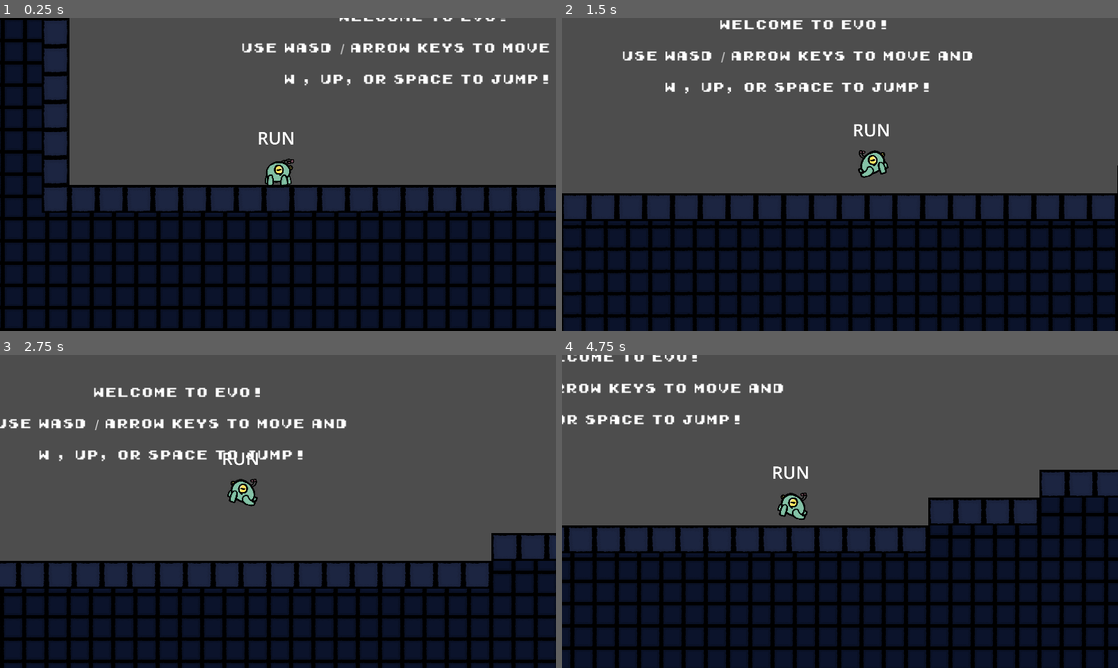
Above: before the commit, frames 1-4 (two rows, left to right).
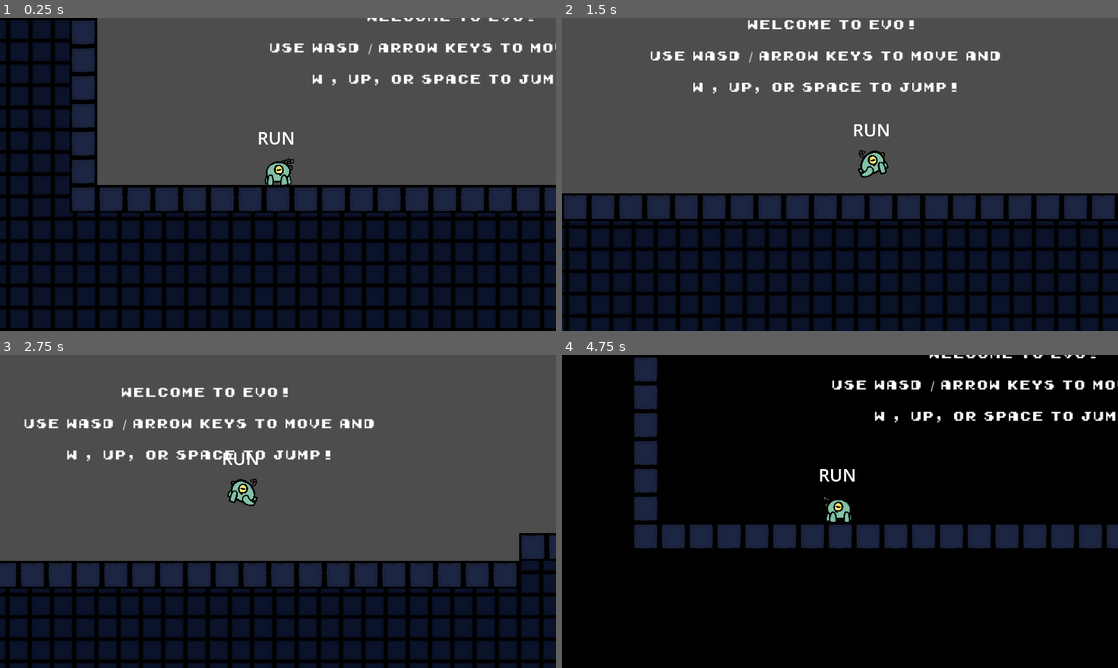
Above: after the commit, the same moments.

Repository: alexeiMikhail/evo
Game: Godot game, scene res://scene_controller.tscn
Same seed, same stepped clock (60 frames per second), same inputs: the game is played once before the commit and once after it. Before the commit the project starts from res://level_1.tscn.
Inputs:
- Up to frame 1 (0.25 s): no input
- Up to frame 2 (1.5 s): tap Space at 0.5, 1.25 s; hold Up (jump) 0.53-1.28 s; hold Right (move_right) from 0.53 s (still down); tap Shift (dash) at 0.6 s; tap Up (jump) at 1.35 s
- Up to frame 3 (2.75 s): tap Up (jump) at 1.52, 1.82 s; tap Shift (dash) at 1.55, 2.1 s; tap Space at 2 s; release Right (move_right) at 2.03 s; hold Left (move_left) from 2.03 s (still down); hold Up (jump) from 2.03 s (still down)
- Up to frame 4 (4.75 s): tap Space at 2.75, 3.5, 4.25 s; release Left (move_left) at 2.78 s; release Up (jump) at 2.78 s; hold Right (move_right) 2.78-4.28 s; tap Shift (dash) at 2.85, 4.35 s; tap Up (jump) at 3.02, 3.32, 4.52 s; hold Up (jump) 3.53-4.28 s; tap R (restart, bound only after the commit) at 4.15 s; hold Left (move_left) from 4.28 s (still down)

The runs differ from the first frame. In frame 1, 20% of the frame differs, in the area x 0-100%, y 0-100%; in frame 2, 14%; in frame 3, 11%; in frame 4, 82%.

Commit message:
SFX implemented

Diff:
--- a/alien.gd
+++ b/alien.gd
@@ -68,7 +68,8 @@
 
 
 func change_state(looping: bool = false):
-	position.y = 0
+	$AnimatedSprite2D.position.y = 0
+	$SFX/evolve.play()
 	# Resets rotation to 0 when beginning run. Avoids running rotated
 	if state == States.SWIM:
 		self.rotation = 0
@@ -181,6 +182,10 @@
 
 func jump(modifier: float = 1.0):
 	velocity.y += JUMP_VELOCITY * modifier
+	if state == States.RUN:
+		$SFX/run_jump.play()
+	if state == States.FLY:
+		$SFX/fly_jump.play()
 
 func jump_cut():
 	if velocity.y < -100:
@@ -205,6 +210,7 @@
 
 func handle_dash_input():
 	if Input.is_action_just_pressed("dash") and not is_dashing and current_dashes < DASH_COUNT_ALLOWED:
+		$SFX/dash.play()
 		initiate_dash()
 
 
@@ -253,10 +259,11 @@
 # TODO add some checkpoints to level 1
 # TODO add kill-zone scene (or maybe a detection area on the player?)
 func die():
-	print("dead")
+	#print("dead")
 	#get_tree().reload_current_scene()
-	print("Parent:", get_parent())
-	print("Grandparent:", get_parent().get_parent())
+	#print("Parent:", get_parent())
+	#print("Grandparent:", get_parent().get_parent())
+	$SFX/death.play()
 	self.get_parent().get_parent()._restart()
 
 
--- a/alien.tscn
+++ b/alien.tscn
@@ -1,9 +1,15 @@
-[gd_scene load_steps=28 format=3 uid="uid://djurd6bltqyom"]
+[gd_scene load_steps=34 format=3 uid="uid://djurd6bltqyom"]
 
 [ext_resource type="Script" path="res://alien.gd" id="1_qk2m3"]
 [ext_resource type="Texture2D" uid="uid://djsdv6jugy4ab" path="res://assets/spritesheet.png" id="2_eyvl2"]
 [ext_resource type="Texture2D" uid="uid://dens33sp3bwxl" path="res://spritesheet_flystate.png" id="2_hpkou"]
 [ext_resource type="Texture2D" uid="uid://dplpj8ap7ruj7" path="res://spritesheet land.png" id="2_wob8e"]
+[ext_resource type="AudioStream" uid="uid://cvd2sxcu13046" path="res://assets/SFX/death.ogg" id="5_byvkw"]
+[ext_resource type="AudioStream" uid="uid://dx4fddxqr8hek" path="res://assets/SFX/evopellet noise.ogg" id="6_peph3"]
+[ext_resource type="AudioStream" uid="uid://qomh4vvi7u5r" path="res://assets/SFX/fly jump.ogg" id="7_0msoe"]
+[ext_resource type="AudioStream" uid="uid://cjdmffy0nermo" path="res://assets/SFX/jump.ogg" id="8_0p77y"]
+[ext_resource type="AudioStream" uid="uid://2th4x3ng7vt7" path="res://assets/SFX/land dash.ogg" id="9_sat48"]
+[ext_resource type="AudioStream" uid="uid://b72e601b6gpxj" path="res://assets/SFX/pluck.ogg" id="10_u7o3y"]
 
 [sub_resource type="AtlasTexture" id="AtlasTexture_fxrso"]
 atlas = ExtResource("2_hpkou")
@@ -203,7 +209,7 @@
 scale = Vector2(0.75, 0.75)
 sprite_frames = SubResource("SpriteFrames_hw111")
 animation = &"run"
-frame_progress = 0.520819
+frame_progress = 0.514043
 
 [node name="CollisionShape2D" type="CollisionShape2D" parent="."]
 position = Vector2(0, 1.52588e-05)
@@ -261,6 +267,29 @@
 position = Vector2(0, 1.52588e-05)
 shape = SubResource("CircleShape2D_wy5bg")
 
+[node name="SFX" type="Node" parent="."]
+
+[node name="death" type="AudioStreamPlayer" parent="SFX"]
+stream = ExtResource("5_byvkw")
+volume_db = -10.341
+
+[node name="evolve" type="AudioStreamPlayer" parent="SFX"]
+stream = ExtResource("6_peph3")
+volume_db = -5.673
+
+[node name="fly_jump" type="AudioStreamPlayer" parent="SFX"]
+stream = ExtResource("7_0msoe")
+volume_db = -12.435
+
+[node name="run_jump" type="AudioStreamPlayer" parent="SFX"]
+stream = ExtResource("8_0p77y")
+
+[node name="dash" type="AudioStreamPlayer" parent="SFX"]
+stream = ExtResource("9_sat48")
+
+[node name="dash_pluck" type="AudioStreamPlayer" parent="SFX"]
+stream = ExtResource("10_u7o3y")
+
 [connection signal="timeout" from="ChangeTimer" to="." method="change_state"]
 [connection signal="timeout" from="DashTimer" to="." method="_on_dash_timer_timeout"]
 [connection signal="body_entered" from="Area2D" to="." method="got_spiked"]
--- /dev/null
+++ b/flag.gd
@@ -0,0 +1,4 @@
+extends Sprite2D
+
+func _on_area_2d_body_entered(body):
+	$AudioStreamPlayer.play()
--- a/level_1.tscn
+++ b/level_1.tscn
@@ -6,6 +6,8 @@
 [ext_resource type="FontFile" uid="uid://bsrcnplcjhi1k" path="res://assets/Early GameBoy.ttf" id="3_xmssu"]
 [ext_resource type="Texture2D" uid="uid://hh76w8fbxd4l" path="res://assets/flag.png" id="4_5d4sa"]
 [ext_resource type="PackedScene" uid="uid://d6kteolw0236" path="res://evo_pellet.tscn" id="5_ta7bx"]
+[ext_resource type="Script" path="res://flag.gd" id="6_y68i1"]
+[ext_resource type="AudioStream" uid="uid://b2j24k5el48st" path="res://assets/SFX/victory.ogg" id="7_5nv4s"]
 [ext_resource type="PackedScene" uid="uid://c0swbx71hxojj" path="res://moving_platform.tscn" id="8_17lxn"]
 [ext_resource type="PackedScene" uid="uid://cji4iovfbgxm7" path="res://wrecking_ball.tscn" id="8_dddo0"]
 
@@ -110,13 +112,16 @@
 physics_layer_0/collision_mask = 0
 sources/2 = SubResource("TileSetAtlasSource_rputj")
 
+[sub_resource type="RectangleShape2D" id="RectangleShape2D_givnf"]
+size = Vector2(90.002, 170)
+
 [node name="Level1" type="Node2D"]
 
 [node name="StartingLocation" type="Marker2D" parent="."]
 position = Vector2(546, 210)
 
 [node name="Alien" parent="." node_paths=PackedStringArray("starting_location") instance=ExtResource("1_qmwnj")]
-position = Vector2(224, 360)
+position = Vector2(160, 360)
 starting_location = NodePath("../StartingLocation")
 
 [node name="Camera2D" type="Camera2D" parent="Alien"]
@@ -132,6 +137,7 @@
 layer_0/tile_data = PackedInt32Array(393217, 65536, 0, 393218, 65536, 0, 393219, 65536, 0, 393220, 65536, 0, 393216, 65 …(49881 unchanged characters)…
 
 [node name="Water" parent="." instance=ExtResource("3_fwl85")]
+position = Vector2(3120, 80)
 
 [node name="CollisionShape2D" type="CollisionShape2D" parent="Water"]
 visible = false
@@ -397,7 +403,7 @@
 
 WANT TO START THE TUTORIAL OVER?
 
-PRESS THE \"R\" KEY TWICE!"
+PRESS THE \"R\" KEY!"
 fit_content = true
 tab_size = 1
 
@@ -438,13 +444,29 @@
 position = Vector2(23264, 2928)
 scale = Vector2(0.75, 0.75)
 texture = ExtResource("4_5d4sa")
+script = ExtResource("6_y68i1")
+
+[node name="Area2D" type="Area2D" parent="Flag"]
+position = Vector2(-30912, -4032)
+scale = Vector2(1.33333, 1.33333)
+collision_layer = 0
+collision_mask = 9
+
+[node name="CollisionShape2D" type="CollisionShape2D" parent="Flag/Area2D"]
+position = Vector2(23203, 3019)
+shape = SubResource("RectangleShape2D_givnf")
+debug_color = Color(0.805013, 0.416478, 1.92523e-07, 0.42)
+
+[node name="AudioStreamPlayer" type="AudioStreamPlayer" parent="Flag"]
+stream = ExtResource("7_5nv4s")
+volume_db = -25.0
 
 [node name="EvoPellet" parent="." instance=ExtResource("5_ta7bx")]
-position = Vector2(7587, -101)
+position = Vector2(7584, -144)
 scale = Vector2(0.25, 0.25)
 
 [node name="EvoPellet2" parent="." instance=ExtResource("5_ta7bx")]
-position = Vector2(11039, 1374)
+position = Vector2(14192, 1472)
 scale = Vector2(0.25, 0.25)
 
 [node name="wrecking_ball" parent="." instance=ExtResource("8_dddo0")]
@@ -456,3 +478,5 @@
 
 [node name="move_point" type="Node2D" parent="moving_platform"]
 position = Vector2(0, -1200)
+
+[connection signal="body_entered" from="Flag/Area2D" to="Flag" method="_on_area_2d_body_entered"]
--- a/project.godot
+++ b/project.godot
@@ -11,7 +11,7 @@
 [application]
 
 config/name="Evo"
-run/main_scene="res://level_1.tscn"
+run/main_scene="res://scene_controller.tscn"
 config/features=PackedStringArray("4.3", "GL Compatibility")
 
 [display]
@@ -69,6 +69,11 @@
 , Object(InputEventKey,"resource_local_to_scene":false,"resource_name":"","device":-1,"window_id":0,"alt_pressed":false …(186 unchanged characters)…
 ]
 }
+restart={
+"deadzone": 0.5,
+"events": [Object(InputEventKey,"resource_local_to_scene":false,"resource_name":"","device":-1,"window_id":0,"alt_pressed":false,"shift_pressed":false,"ctrl_pressed":false,"meta_pressed":false,"pressed":false,"keycode":0,"physical_keycode":82,"key_label":0,"unicode":114,"location":0,"echo":false,"script":null)
+]
+}
 
 [layer_names]
 
--- a/scene_controller.gd
+++ b/scene_controller.gd
@@ -9,6 +9,9 @@
 func _ready():
 	$AnimationPlayer/ColorRect.color.a = 0
 
+func _process(delta):
+	if Input.is_action_pressed("restart"):
+		_restart()
 
 func _restart():
 	animation_player.play("fade_in")
Not shown, added: assets/SFX/death.ogg.import
Not shown, added: assets/SFX/evopellet noise.ogg.import
Not shown, added: assets/SFX/fly jump.ogg.import
Not shown, added: assets/SFX/jump.ogg.import
Not shown, added: assets/SFX/land dash.ogg.import
Not shown, added: assets/SFX/pluck.ogg.import
Not shown, added: assets/SFX/victory.ogg.import
Not shown: 1 places in level_1.tscn that only renumber resources
Not shown, added: assets/SFX/death.ogg
Not shown, added: assets/SFX/evopellet noise.ogg
Not shown, added: assets/SFX/fly jump.ogg
Not shown, added: assets/SFX/jump.ogg
(and 3 more such lines)
